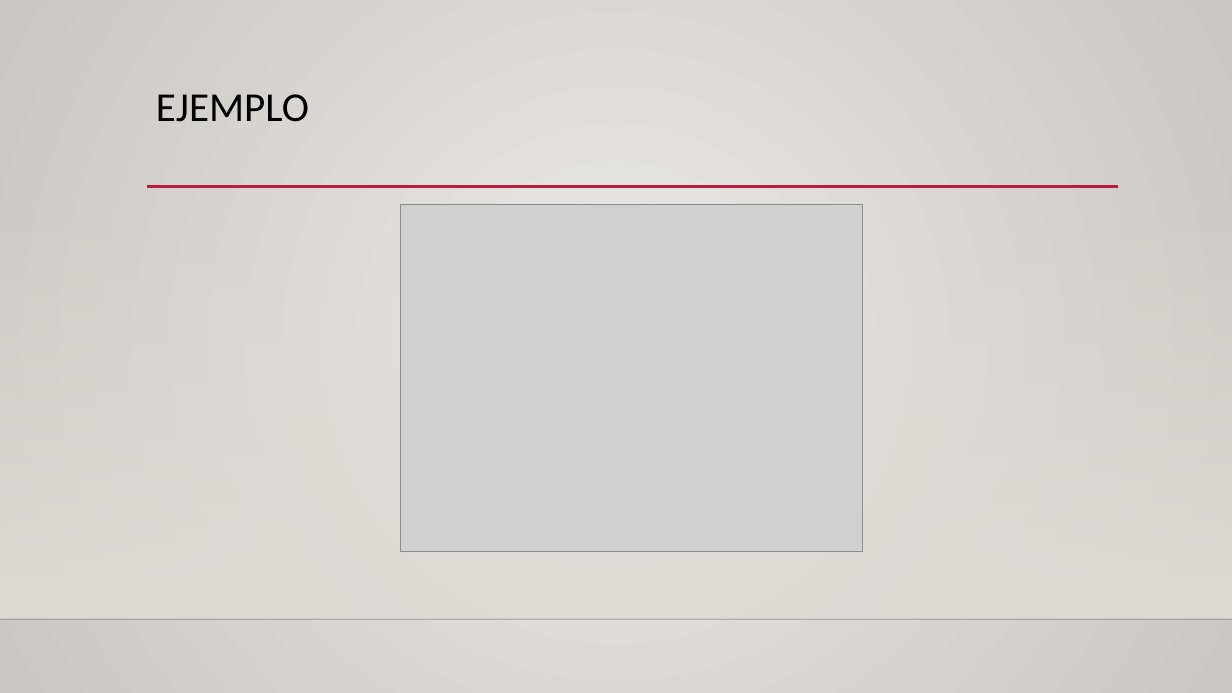
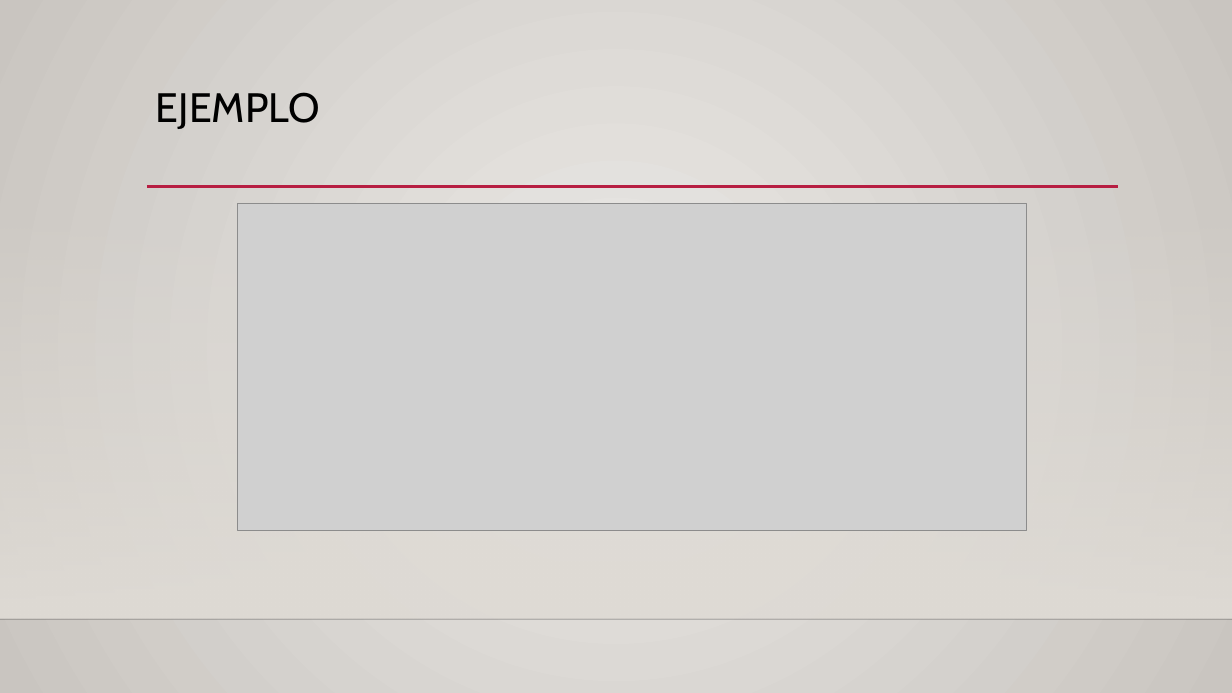
Before and after one commit to Javi9801/DIWEB, a slide deck: slide 4 of Exposicion/Collapse.pptx (slide 5 before the commit). Drawn at 1232x693 pixels with LibreOffice and Linux fonts; fonts in the diff are those of the drawing; grey boxes stand for pictures; background and template pictures are left out. Boxes give left, top, right and bottom in pixels: in the first picture for what was removed or moved away, otherwise in the second. Text is boxed around its words. In the diff, an @@ line names an element or a change of style, - is before the commit and + after.

```diff
--- a/Exposicion/Collapse.pptx
+++ b/Exposicion/Collapse.pptx
@@ background gradient #ECEAE7 to #CAC7C1 to gradient #EBE9E6 to #C9C5C0 @@
@@ title "EJEMPLO" at <box>156,92,320,129</box>: font Calibri to Cabin @@
@@ picture: place and size @@
-picture at <box>401,205,863,552</box>
+picture at <box>238,203,1027,531</box>
```
Also in this commit, not shown: 3 other slides changed, 1 slide removed.
